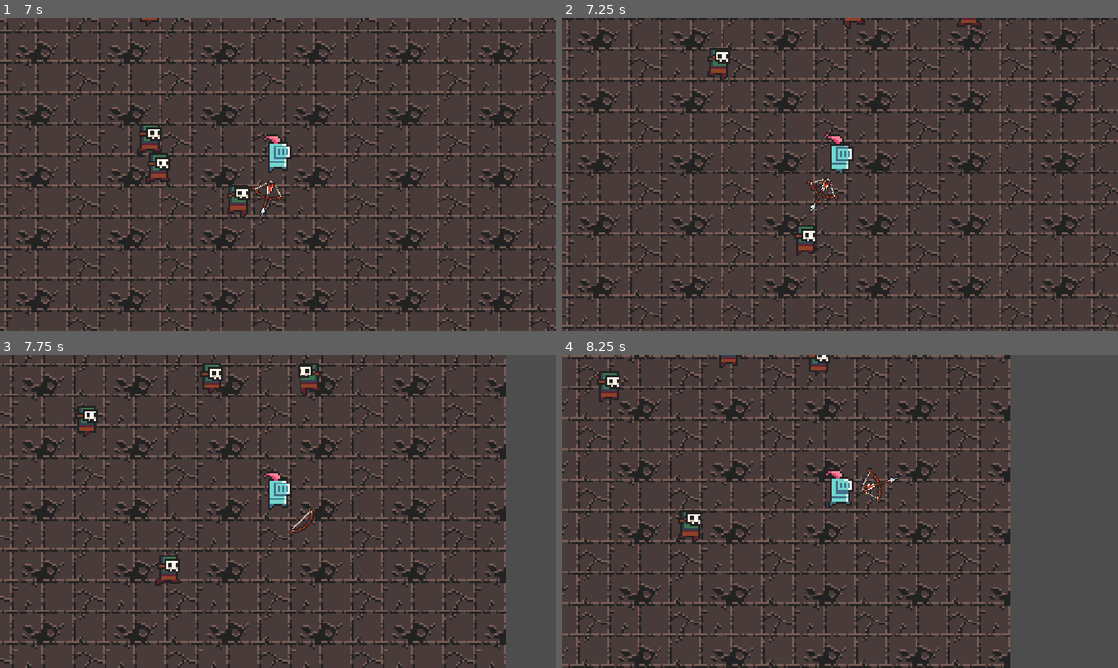
Above: before the commit, frames 1-4 (two rows, left to right).
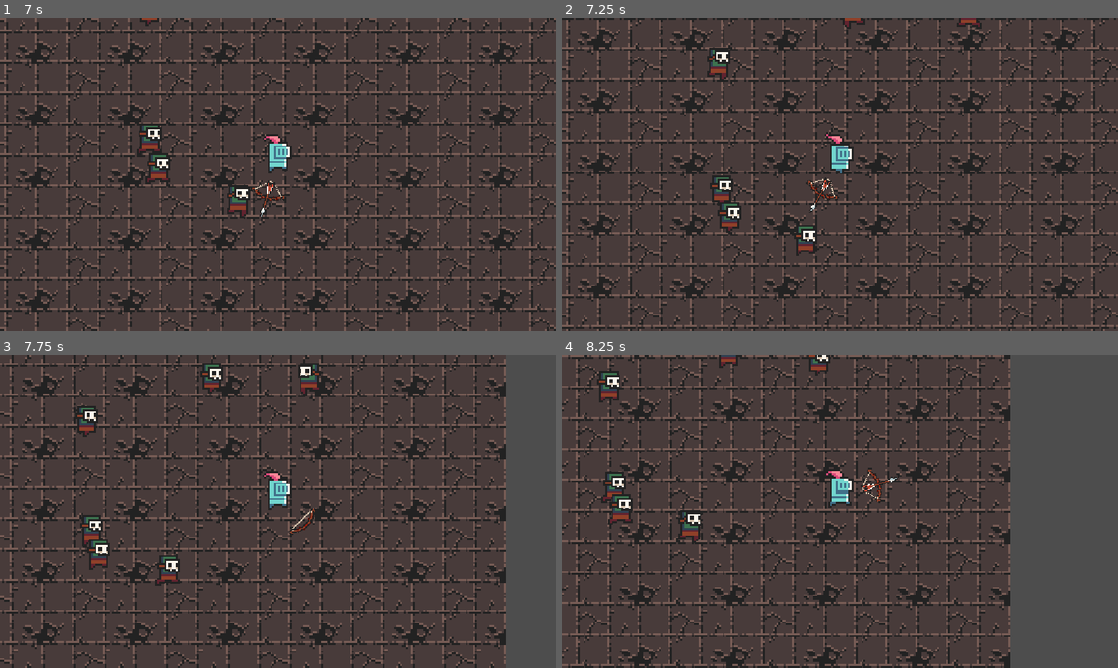
Above: after the commit, the same moments.

Repository: lancatlin/HumanError
Game: Godot game, scene res://scenes/game.tscn
Two runs of this game, one before a commit and one after it. Both use one fixed random seed, a clock stepped at 60 frames per second and the inputs below.
Inputs:
- Up to frame 1 (7 s): hold Right (move_right) 0.53-1.28 s; hold Space (fire) 0.53-1.28 s; hold Down (move_down) 1.28-2.03 s; tap Space (fire) every 1.5 s from 1.35 to 5.85 s; hold Right (move_right) 2.03-2.78 s; hold Space (fire) 2.03-2.78 s; hold Up (move_up) 2.78-3.53 s; hold Space (fire) 3.53-4.28 s; hold Left (move_left) 3.53-5.03 s; hold Down (move_down) 5.03-5.78 s; hold Space (fire) 5.03-5.78 s; hold Right (move_right) 5.78-6.53 s; hold Up (move_up) from 6.53 s (still down); hold Space (fire) from 6.53 s (still down)
- Up to frame 2 (7.25 s): keep holding Up (move_up); keep holding Space (fire)
- Up to frame 3 (7.75 s): release Up (move_up) at 7.28 s; release Space (fire) at 7.28 s; hold Right (move_right) from 7.28 s (still down); tap Space (fire) at 7.35 s
- Up to frame 4 (8.25 s): release Right (move_right) at 8.03 s; hold Down (move_down) from 8.03 s (still down); hold Space (fire) from 8.03 s (still down)

Frame 1 is identical in both runs. In frame 2, 0.6% of the frame differs, in the area x 26-33%, y 50-69%; in frame 3, 0.6%; in frame 4, 0.6%, in the area x 7-13%, y 37-55%.

Commit message:
fix: add character class so enemies won't attack each other

Diff:
--- /dev/null
+++ b/scenes/identity_component.tscn
@@ -0,0 +1,3 @@
+[gd_scene format=3 uid="uid://def0acxveth1n"]
+
+[node name="IdentityComponent" type="Node2D" unique_id=1015057632]
--- a/scenes/zombie.tscn
+++ b/scenes/zombie.tscn
@@ -100,12 +100,14 @@
 
 [node name="HitboxComponent" parent="." unique_id=806359955 node_paths=PackedStringArray("health_component") instance=ExtResource("3_4gx57")]
 health_component = NodePath("../HealthComponent")
+character_class = 1
 
 [node name="CollisionShape2D" type="CollisionShape2D" parent="HitboxComponent" unique_id=1375180614]
 position = Vector2(1, -7.5)
 shape = SubResource("RectangleShape2D_rs4xq")
 
 [node name="AttackComponent" parent="." unique_id=71310347 instance=ExtResource("5_ycv6i")]
+character_class = 1
 
 [node name="CollisionShape2D" type="CollisionShape2D" parent="AttackComponent" unique_id=1113141945]
 position = Vector2(1, -7.5)
--- a/scripts/attack_component.gd
+++ b/scripts/attack_component.gd
@@ -3,8 +3,9 @@
 class_name AttackComponent
 
 @export var physical_attack: float = 1
+@export var character_class: Types.CharacterClass
 
 func _on_area_entered(area: Area2D) -> void:
-	if area is HitboxComponent and area.get_parent() != get_parent():
+	if area is HitboxComponent and area.character_class != character_class:
 		var attack = Attack.new(physical_attack)
 		area.damage(attack)
--- a/scripts/hitbox_component.gd
+++ b/scripts/hitbox_component.gd
@@ -3,6 +3,7 @@
 class_name HitboxComponent
 
 @export var health_component: HealthComponent
+@export var character_class: Types.CharacterClass
 
 func damage(attack: Attack):
 	print("take damage", attack)
--- /dev/null
+++ b/scripts/types.gd
@@ -0,0 +1,8 @@
+extends Node
+
+class_name Types
+
+enum CharacterClass {
+	Player,
+	Enemies
+}
Not shown, added: scripts/types.gd.uid
